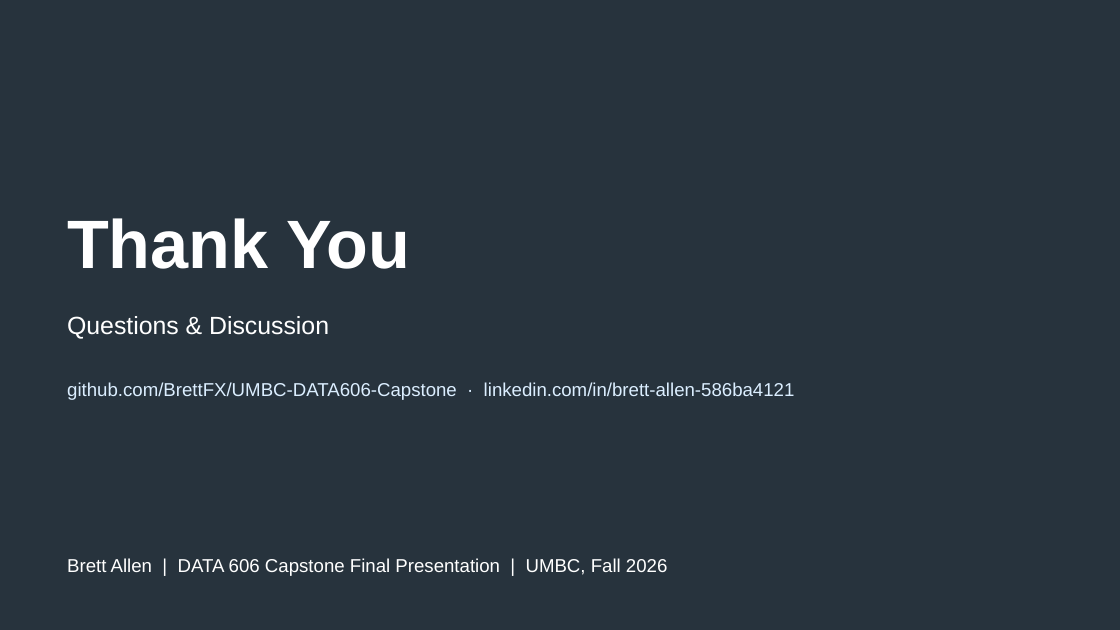
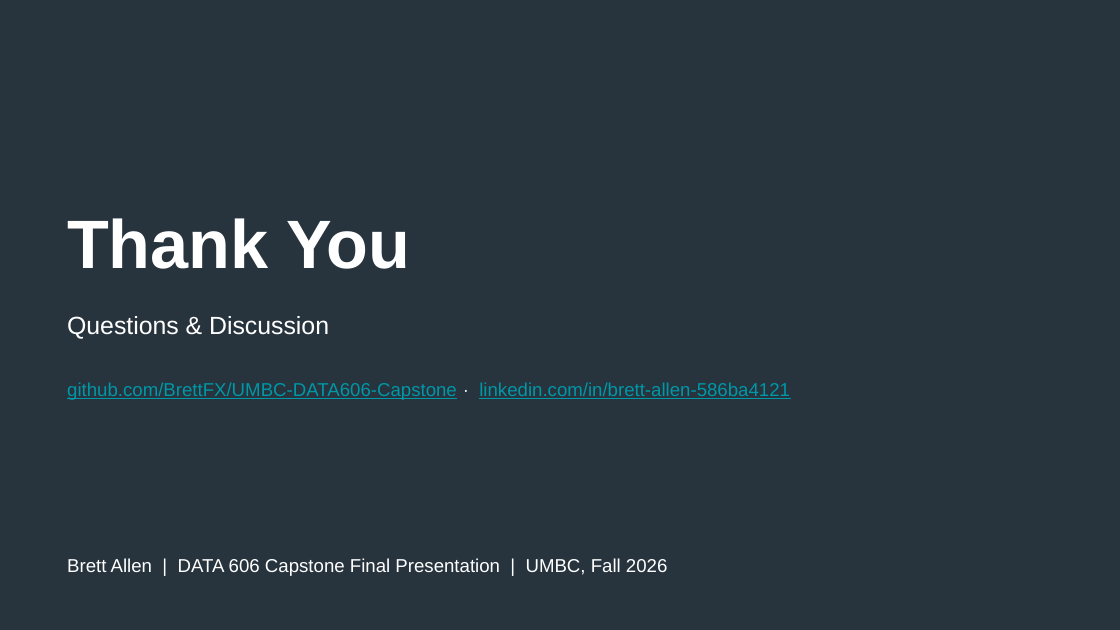
Before and after one commit to BrettFX/UMBC-DATA606-Capstone, a slide deck: slide 18 of docs/Allen_DATA_606_Capstone_Final.pptx. Drawn at 1120x630 pixels with LibreOffice and Linux fonts; fonts in the diff are those of the drawing; background and template pictures are left out. Boxes give left, top, right and bottom in pixels: in the first picture for what was removed or moved away, otherwise in the second. Text is boxed around its words. In the diff, an @@ line names an element or a change of style, - is before the commit and + after.

```diff
--- a/docs/Allen_DATA_606_Capstone_Final.pptx
+++ b/docs/Allen_DATA_606_Capstone_Final.pptx
@@ text "github.com/BrettFX/UMBC-DATA606-Capstone · linkedin.com/in/b ..." at (67, 382, 790, 400): text colour #DBEEFF to #0097A7, underline on @@
```
Also in this commit, not shown: 16 other slides changed, 1 other file.
